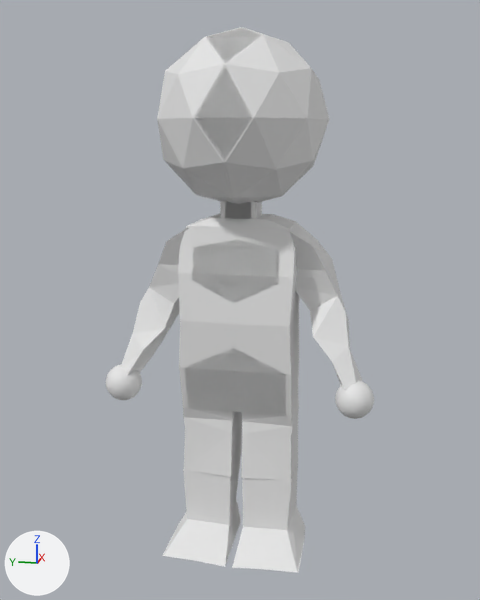
One commit to the Blender file LowPolyCharacter.blend: the scene before it, then after it.
Rendered twice from a 50 mm lens placed at (-2.209, -0.437, 1.449), pointed at (0.001, 0.005, 0.896). Every picture has the same lights, and +X, +Y and +Z are marked at lower left.

Before the edit, the objects in view are built like this:
```python
me_cube = bpy.data.meshes.new('Cube')
me_cube.from_pydata(...)  # 28 vertices, 20 faces; spans x -0.128..0.157, y -0.174..0.193, z 0.517..1.186
me_cube_001 = bpy.data.meshes.new('Cube.001')
me_cube_001.from_pydata(...)  # 613 vertices, 670 faces; spans x -0.69..0.69, y -0.72..1.21, z -0.03..4.61
ob_arm = bpy.data.objects.new('Arm', me_cube_001)
ob_arm.location = (0.0, 0.0, 0.0)
ob_arm.scale = (0.387, 0.387, 0.387)
_m = ob_arm.modifiers.new('Mirror', 'MIRROR')
_m.use_axis = (False, True, False)
ob_torso = bpy.data.objects.new('Torso', me_cube)
ob_torso.location = (0.0, 0.0, 0.0)
_m = ob_torso.modifiers.new('Mirror', 'MIRROR')
_m.use_axis = (False, True, False)
_m.use_clip = True
```
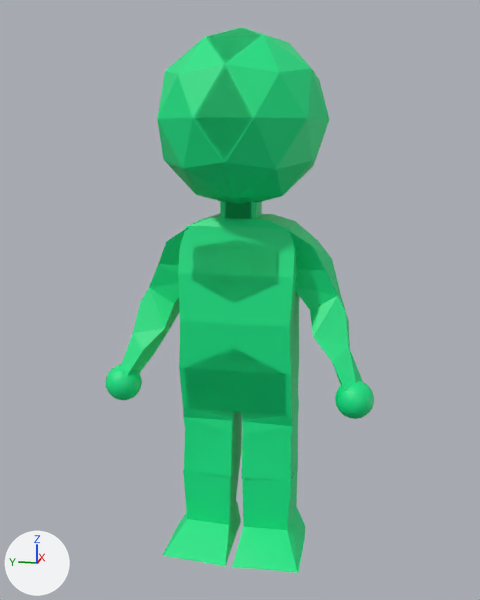
Location of each change, (x1, y1, x2, y2) in pixels of the pictures (480 x 600 px):
'Arm', recoloured (grey to green): (106, 27, 374, 573) in both
'Torso', recoloured (grey to green): (178, 214, 300, 416) in both

The change, as a list of edits to the scene's bpy script:
```text
Add mat_material_001:
    mat_material_001 = principled_material('Material.001')
    mat_material_001.base_color = (0.0, 0.801, 0.242)  # green #00e787
Change me_cube:
    where me_cube.from_pydata(...)  # 28 vertices, 20 faces; spans x -0.128..0.157, y -0.174..0.193, z 0.517..1.186
    add me_cube.materials.append(mat_material_001)  # green #00e787
Change me_cube_001:
    where me_cube_001.from_pydata(...)  # 613 vertices, 670 faces; spans x -0.69..0.69, y -0.72..1.21, z -0.03..4.61
    add me_cube_001.materials.append(mat_material_001)  # green #00e787
```
